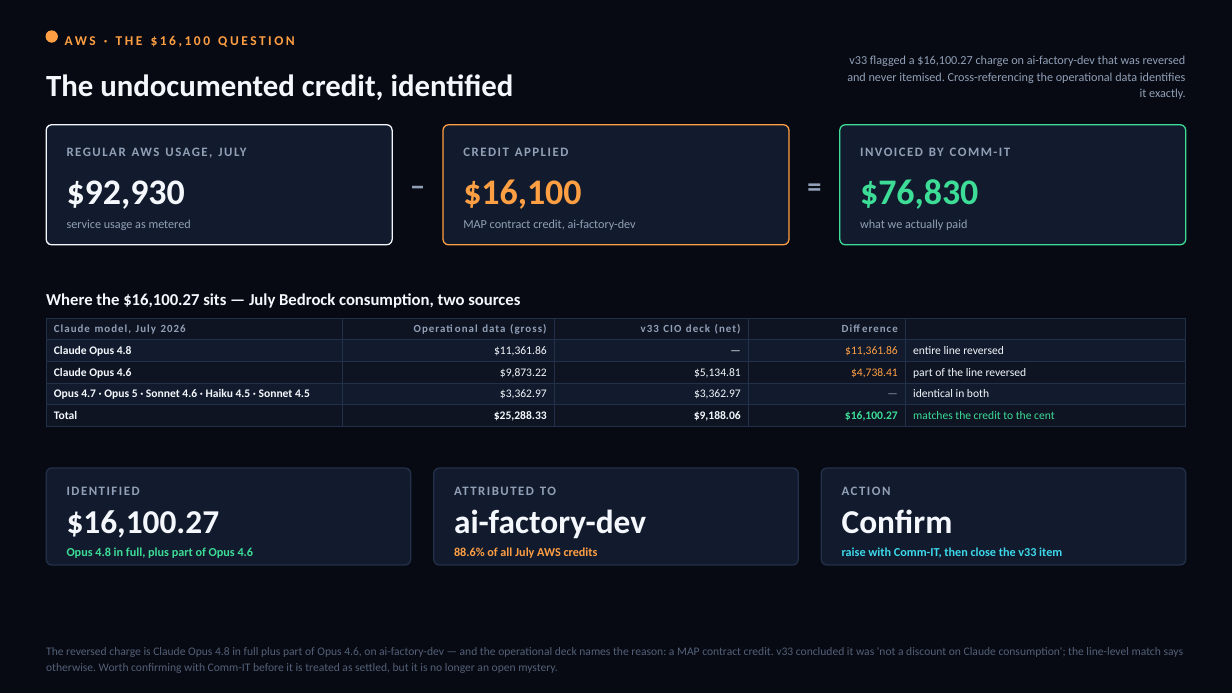
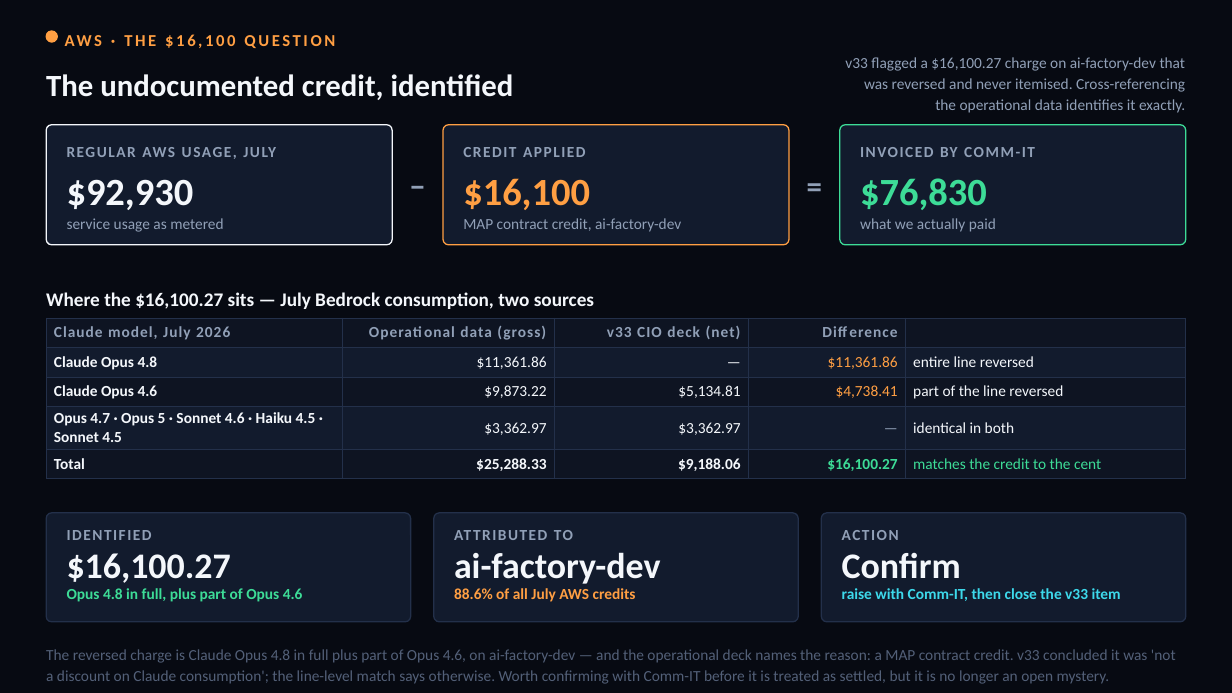
Before and after one commit to arielga5-code/Finops, a slide deck: slide 8 of deck/Harel_Cloud_Cost_CIO_v34.pptx. Drawn at 1232x693 pixels with LibreOffice and Linux fonts; fonts in the diff are those of the drawing. Boxes give left, top, right and bottom in pixels: in the first picture for what was removed or moved away, otherwise in the second. Text is boxed around its words. In the diff, an @@ line names an element or a change of style, - is before the commit and + after.

```diff
--- a/deck/Harel_Cloud_Cost_CIO_v34.pptx
+++ b/deck/Harel_Cloud_Cost_CIO_v34.pptx
@@ text "AWS · THE $16,100 QUESTION" at bbox=[65, 35, 102, 46]: size 10.5 to 13 pt @@
@@ size 28 to 30 pt in 3 elements at bbox=[67, 179, 194, 210], bbox=[463, 178, 590, 210], bbox=[860, 178, 987, 210] @@
@@ size 9.5 to 12 pt in 4 elements at bbox=[845, 57, 1186, 113], bbox=[67, 218, 223, 232], bbox=[463, 218, 681, 232], bbox=[860, 218, 996, 232] @@
@@ text "Where the $16,100.27 sits — ..." at bbox=[46, 292, 594, 309]: size 13 to 15 pt @@
@@ table at bbox=[46, 318, 1186, 475] @@
@@ size 8.5 to 12 pt in "Claude model, July 2026", "Operational data (gross)", "v33 CIO deck (net)", "Difference" @@
@@ size 9 to 12 pt in "Claude Opus 4.8", "$11,361.86", "—", "$11,361.86" and 16 more places @@
@@ rounded rectangle: place and size @@
-rounded rectangle at bbox=[46, 469, 410, 566]
+rounded rectangle at bbox=[46, 513, 410, 622]
@@ rounded rectangle: place and size @@
-rounded rectangle at bbox=[433, 469, 798, 566]
+rounded rectangle at bbox=[433, 513, 798, 622]
@@ proportions changed in 3 elements at bbox=[46, 513, 410, 622], bbox=[433, 513, 798, 622], bbox=[822, 513, 1186, 622] @@
@@ rounded rectangle: place and size @@
-rounded rectangle at bbox=[822, 469, 1186, 566]
+rounded rectangle at bbox=[822, 513, 1186, 622]
@@ size 10 to 12 pt in 6 elements at bbox=[142, 147, 276, 157], bbox=[463, 147, 586, 157], bbox=[940, 147, 1035, 157], bbox=[67, 522, 390, 546], bbox=[554, 530, 573, 540], bbox=[842, 522, 1165, 546] @@
@@ 6 texts: place and size @@
-6 texts at bbox=[67, 486, 953, 539]
+6 texts at bbox=[67, 522, 1165, 584]
@@ size 26 to 28 pt in 3 elements at bbox=[67, 553, 231, 583], bbox=[454, 552, 661, 584], bbox=[842, 552, 961, 579] @@
@@ text "Opus 4.8 in full, plus ...": place and size @@
-text "Opus 4.8 in full, plus ..." at bbox=[67, 547, 254, 558]
+text "Opus 4.8 in full, plus ..." at bbox=[67, 588, 303, 602]
@@ text "88.6% of all July AWS ...": place and size @@
-text "88.6% of all July AWS ..." at bbox=[454, 547, 598, 558]
+text "88.6% of all July AWS ..." at bbox=[454, 588, 636, 602]
@@ size 9.5 to 12 pt; line spacing 1 to 1.05; vertical alignment middle to top in 3 elements at bbox=[67, 588, 303, 602], bbox=[454, 588, 636, 602], bbox=[842, 588, 1121, 601] @@
@@ text "raise with Comm-IT, then close ...": place and size @@
-text "raise with Comm-IT, then close ..." at bbox=[842, 547, 1062, 558]
+text "raise with Comm-IT, then close ..." at bbox=[842, 588, 1121, 601]
@@ text "The reversed charge is Claude ..." at bbox=[46, 649, 1176, 684]: size 9 to 12 pt @@
```
Also in this commit, not shown: 35 other slides changed, 6 other files.
